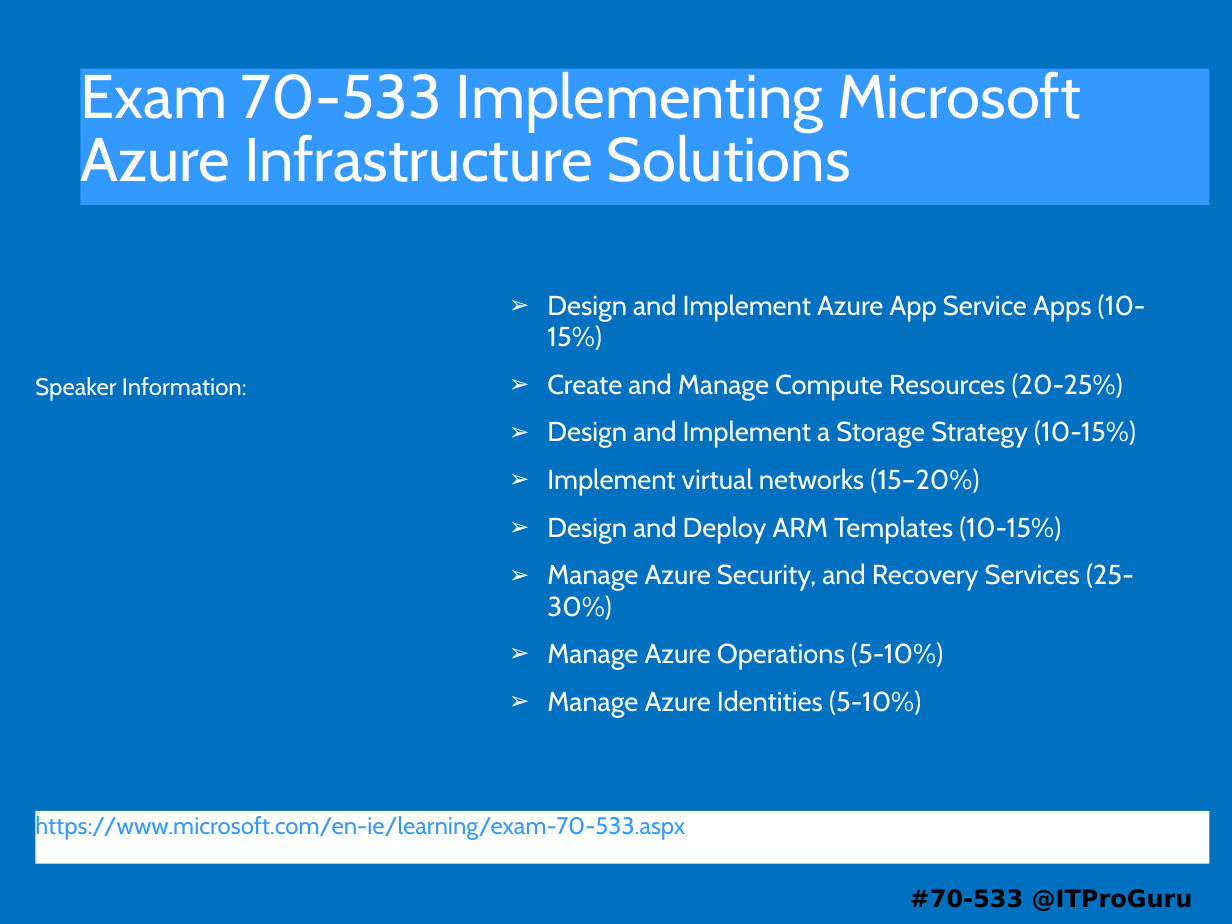
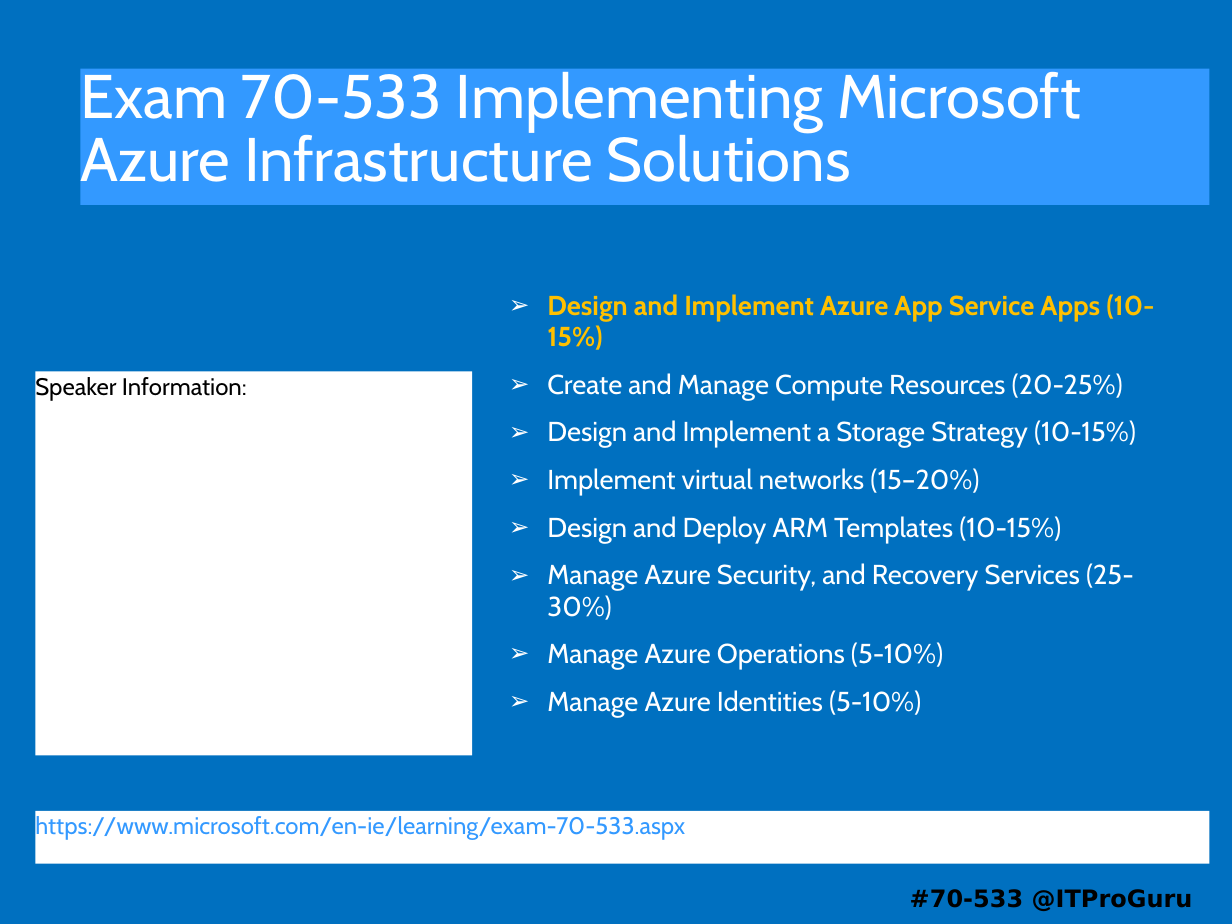
Before and after one commit to guruskill/70-533, a slide deck: slide 1 of 70-533-00-Template.pptx. Drawn at 1232x924 pixels with LibreOffice and Linux fonts; fonts in the diff are those of the drawing. Boxes give left, top, right and bottom in pixels: in the first picture for what was removed or moved away, otherwise in the second. Text is boxed around its words. In the diff, an @@ line names an element or a change of style, - is before the commit and + after.

```diff
--- a/70-533-00-Template.pptx
+++ b/70-533-00-Template.pptx
@@ subtitle at box(547, 294, 1154, 350): text colour #FFFFFF to #FFC000, bold on in "Design and Implement Azure App Service Apps ..." @@
@@ text "Speaker Information:": place and size @@
-text "Speaker Information:" at box(35, 377, 247, 401)
+text "Speaker Information:" at box(36, 371, 473, 755)
@@ text "Speaker Information:" at box(36, 371, 473, 755): text colour #FFFFFF to #000000; fill none to #FFFFFF @@
```
Also in this commit, not shown: 4 slides added, 8 other files.
